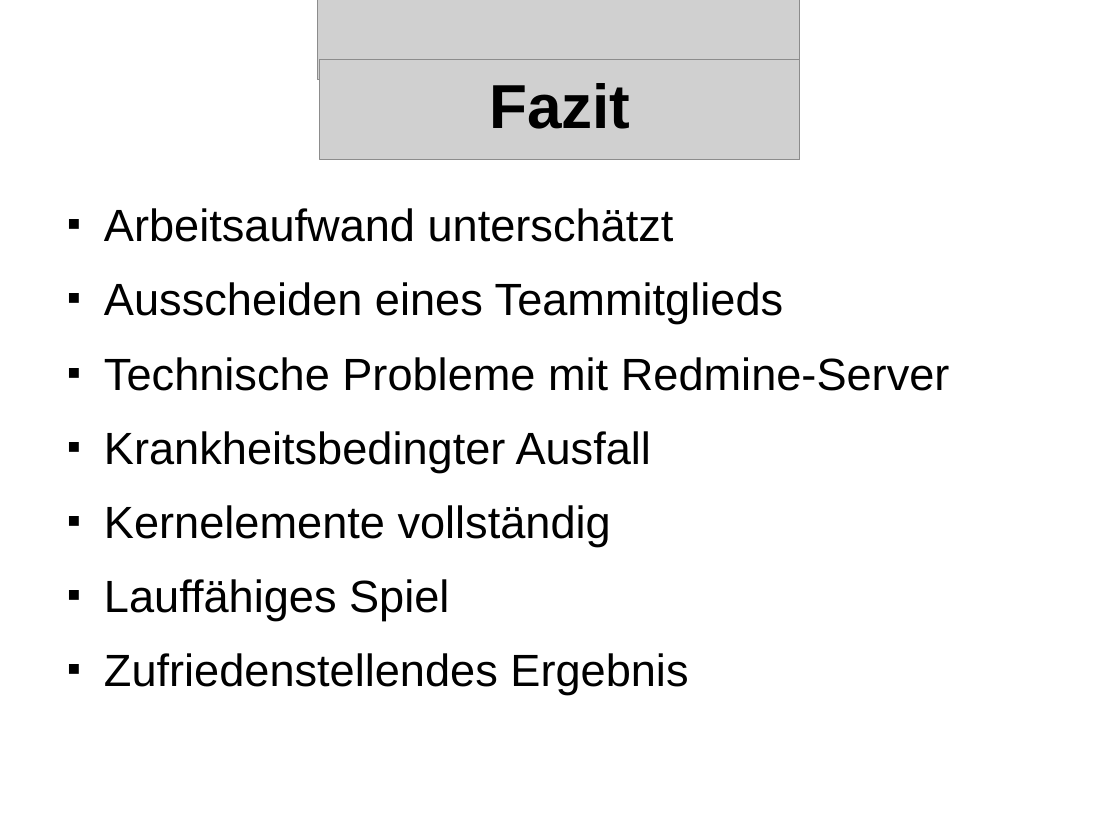
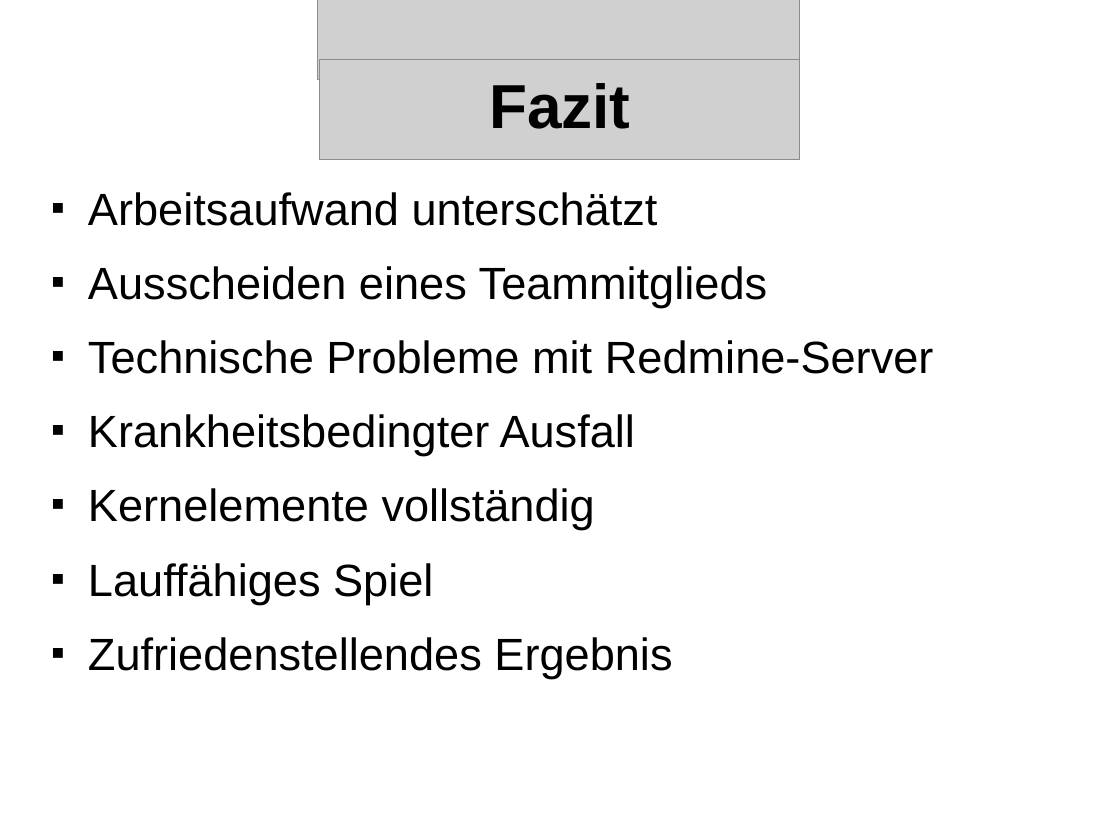
Before and after one commit to streber91/3D-Game-Project, a slide deck: slide 16 of Documents/Präsentationen/Underlord Abschlusspräsentation.odp (slide 17 before the commit). Drawn at 1120x840 pixels with LibreOffice and Linux fonts; fonts in the diff are those of the drawing; grey boxes stand for pictures; background and template pictures are left out. Boxes give left, top, right and bottom in pixels: in the first picture for what was removed or moved away, otherwise in the second. Text is boxed around its words. In the diff, an @@ line names an element or a change of style, - is before the commit and + after.

```diff
--- a/Documents/Präsentationen/Underlord Abschlusspräsentation.odp
+++ b/Documents/Präsentationen/Underlord Abschlusspräsentation.odp
@@ text "Arbeitsaufwand unterschätzt": place and size @@
-text "Arbeitsaufwand unterschätzt" at bbox=[104, 208, 950, 695]
+text "Arbeitsaufwand unterschätzt" at bbox=[88, 192, 934, 679]
```
Also in this commit, not shown: 8 other slides changed, 1 slide removed.
